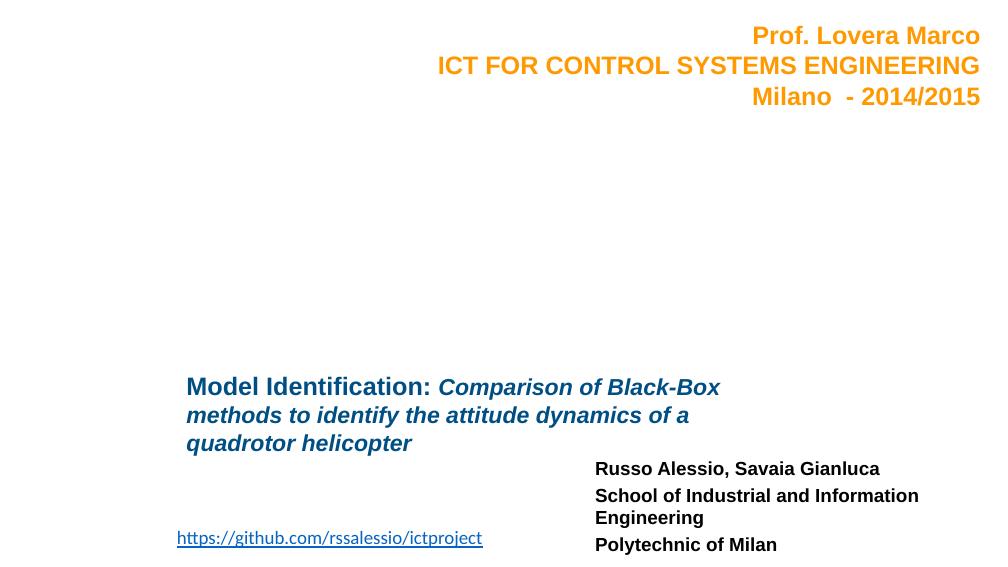
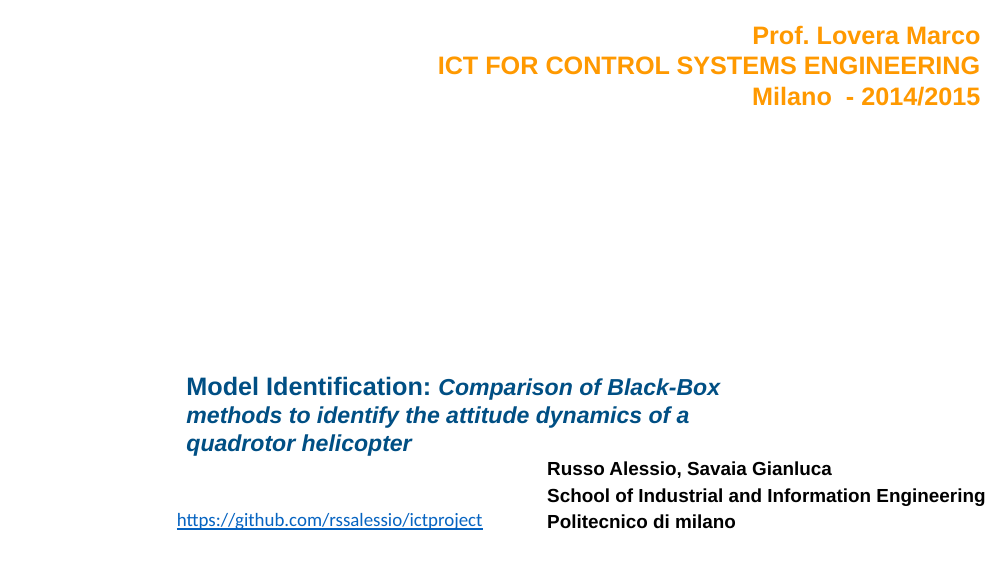
Before and after one commit to rssalessio/BlackBox-Quadrotor-Identification, a slide deck: slide 1 of report/Report.pptx. Drawn at 1008x567 pixels with LibreOffice and Linux fonts; fonts in the diff are those of the drawing; background and template pictures are left out. Boxes give left, top, right and bottom in pixels: in the first picture for what was removed or moved away, otherwise in the second. Text is boxed around its words. In the diff, an @@ line names an element or a change of style, - is before the commit and + after.

```diff
--- a/report/Report.pptx
+++ b/report/Report.pptx
@@ text "Russo Alessio, Savaia Gianluca": place and size @@
-text "Russo Alessio, Savaia Gianluca" at bbox=[595, 461, 919, 555]
+text "Russo Alessio, Savaia Gianluca" at bbox=[547, 461, 985, 529]
@@ text "https://github.com/rssalessio/ictproject": place and size @@
-text "https://github.com/rssalessio/ictproject" at bbox=[177, 531, 483, 548]
+text "https://github.com/rssalessio/ictproject" at bbox=[177, 513, 483, 530]
@@ text at bbox=[547, 514, 736, 529]: text changed @@
-Polytechnic of Milan
+Politecnico di milano
```
Also in this commit, not shown: 1 other slide changed, 2 other files.
